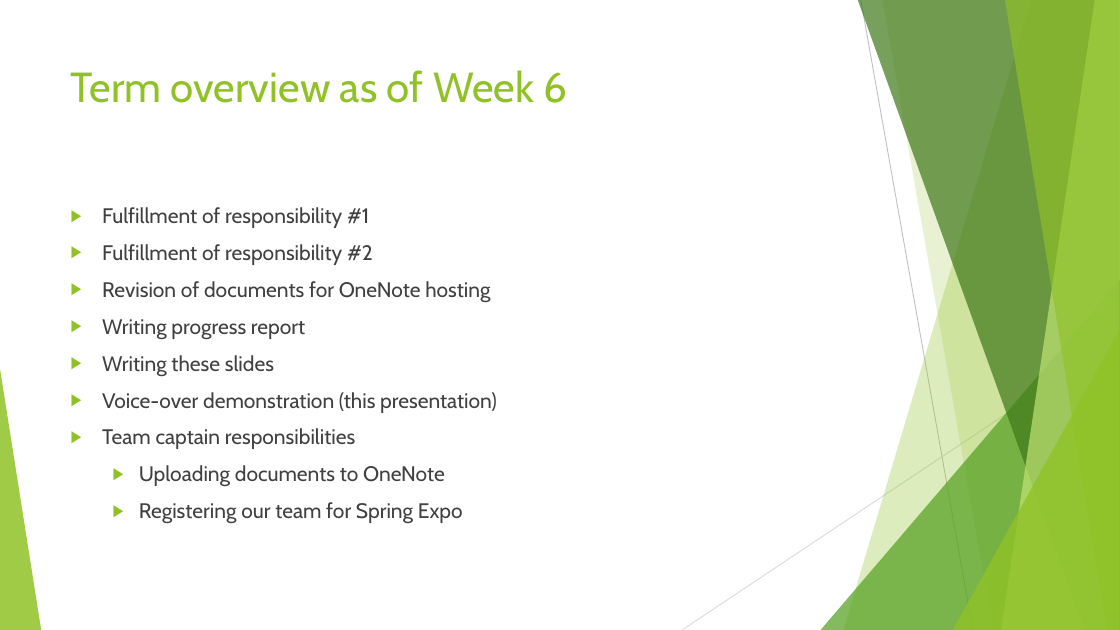
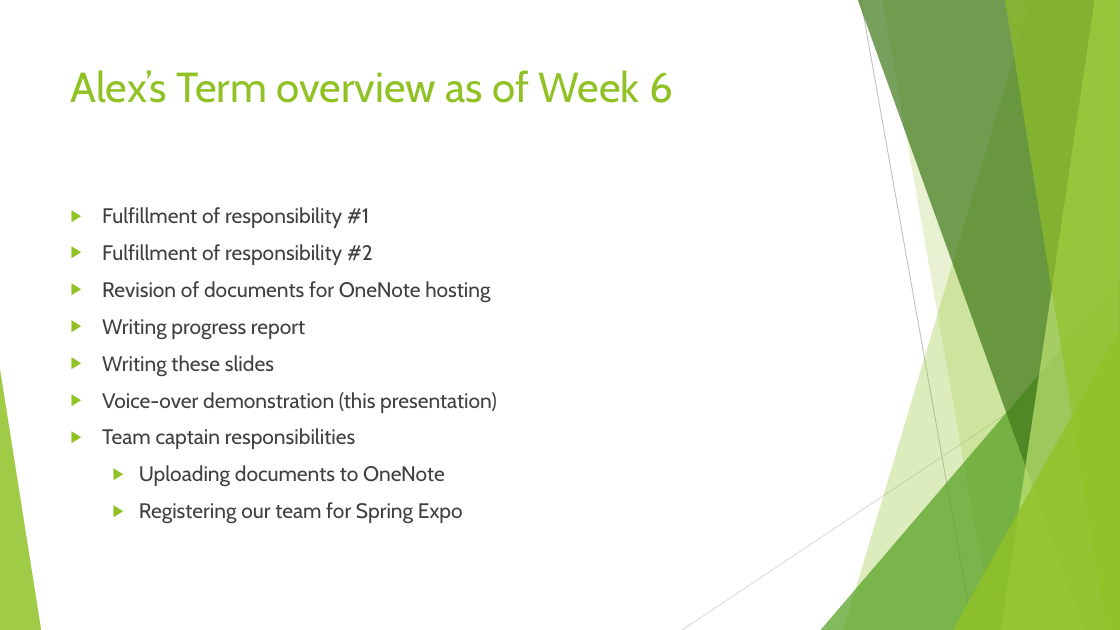
Before and after one commit to AlexDCraig/senior-capstone-project, a slide deck: slide 2 of progressReportWinterTerm/AlexHofferWinterTermProgReport.pptx. Drawn at 1120x630 pixels with LibreOffice and Linux fonts; fonts in the diff are those of the drawing. Boxes give left, top, right and bottom in pixels: in the first picture for what was removed or moved away, otherwise in the second. Text is boxed around its words. In the diff, an @@ line names an element or a change of style, - is before the commit and + after.

Commit message:
update the slides

```diff
--- a/progressReportWinterTerm/AlexHofferWinterTermProgReport.pptx
+++ b/progressReportWinterTerm/AlexHofferWinterTermProgReport.pptx
@@ title at (71,70,673,103): text changed @@
-Term overview as of Week 6
+Alex’s Term overview as of Week 6
```
Also in this commit, not shown: 4 slides added.
